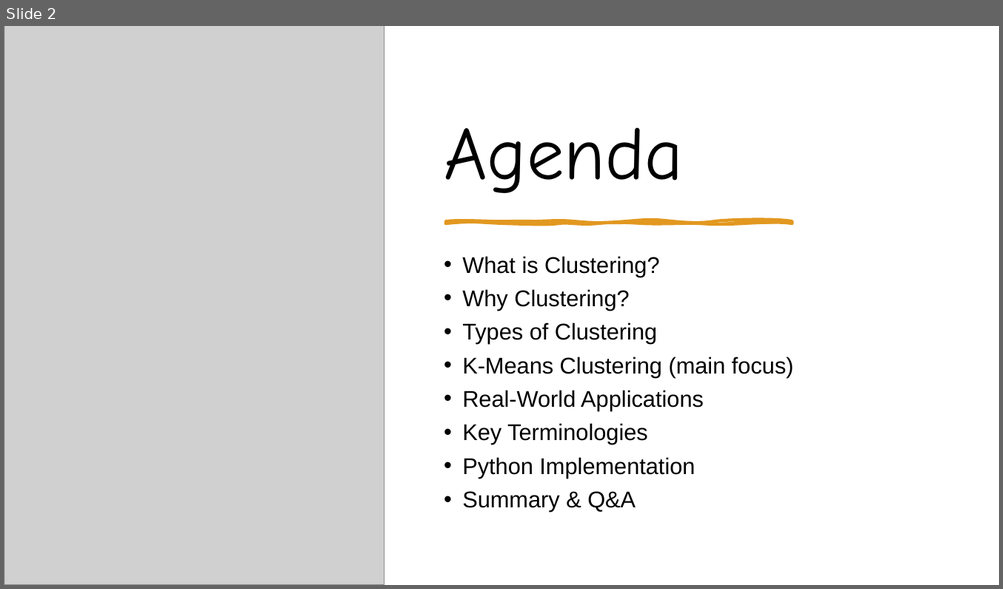
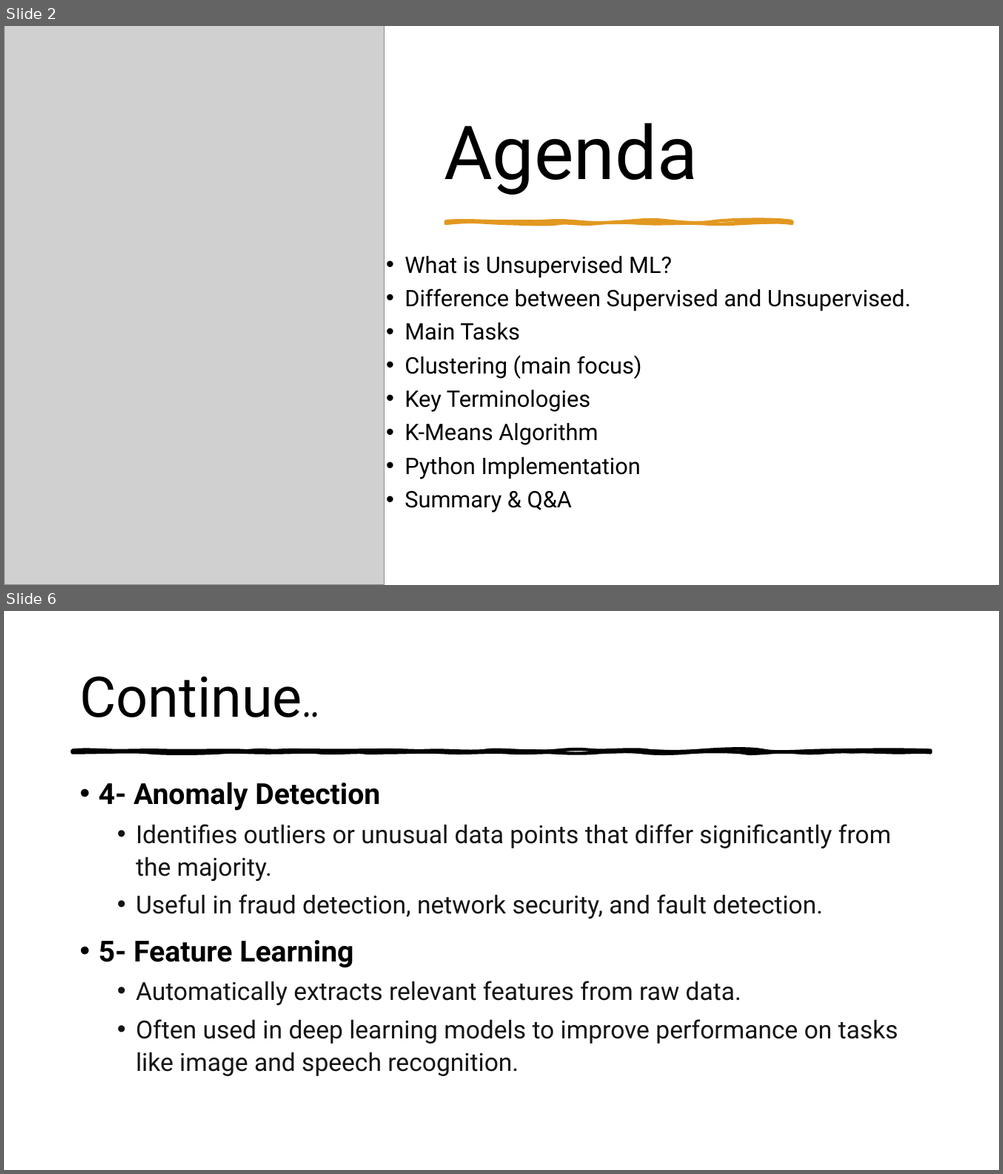
Before and after one commit to Ahmed-7-ML/Practical-Machine-Deep-Learning, a slide deck: Machine Learning/Unsupervised ML/Clustering/Clustering & KMeans.pptx. Shown one above the other, each under a label of ours: slide 2 before the commit, slides 2 and 6 after it; the slides between them are not shown. The pictures are 1003x589 and 1003x1174 pixels, drawn with LibreOffice and Linux fonts; fonts in the diff are those of the drawing; grey boxes stand for pictures. Boxes give left, top, right and bottom in pixels: in the first picture for what was removed or moved away, otherwise in the second. Text is boxed around its words. In the diff, an @@ line names an element or a change of style, - is before the commit and + after.

Commit message:
Unsupervised ML

```diff
--- a/Machine Learning/Unsupervised ML/Clustering/Clustering & KMeans.pptx
+++ b/Machine Learning/Unsupervised ML/Clustering/Clustering & KMeans.pptx
@@ slide 6 added at (4, 611, 999, 1170), background #FFFFFF @@
@@ title added at (79, 676, 319, 718), 54 pt, text #000000 @@
+Continue..
@@ freeform shape added at (73, 751, 930, 753), fill #000000, outline #000000 3 pt @@
@@ text added at (99, 782, 898, 1076), 24 pt, text #141414 @@
+• 4- Anomaly Detection
+  • Identifies outliers or unusual data points that differ significantly from the majority.
+  • Useful in fraud detection, network security, and fault detection.
+• 5- Feature Learning
+  • Automatically extracts relevant features from raw data.
+  • Often used in deep learning models to improve performance on tasks like image and speech recognition.
@@ slide 2 changed as well @@
@@ title "Agenda" at (444, 123, 697, 195): font Comic Neue to Roboto @@
@@ text "What is Unsupervised ML?": place and size @@
-text "What is Unsupervised ML?" at (462, 256, 794, 512)
+text "What is Unsupervised ML?" at (404, 256, 910, 513)
@@ text at (404, 256, 910, 379): text changed; font Arial to Roboto @@
-• What is Clustering?
-• Why Clustering?
-• Types of Clustering
-• K-Means Clustering (main focus)
-• Real-World Applications
+• What is Unsupervised ML?
+• Difference between Supervised and Unsupervised.
+• Main Tasks
+• Clustering (main focus)
@@ text at (404, 390, 640, 513): font Arial to Roboto in "Key Terminologies", "Python Implementation", "Summary & Q&A" @@
@@ text at (404, 423, 597, 446): paragraph added @@
+• K-Means Algorithm
```
Also in this commit, not shown: 1 other slide changed, 8 other slides added, 3 slides removed.
